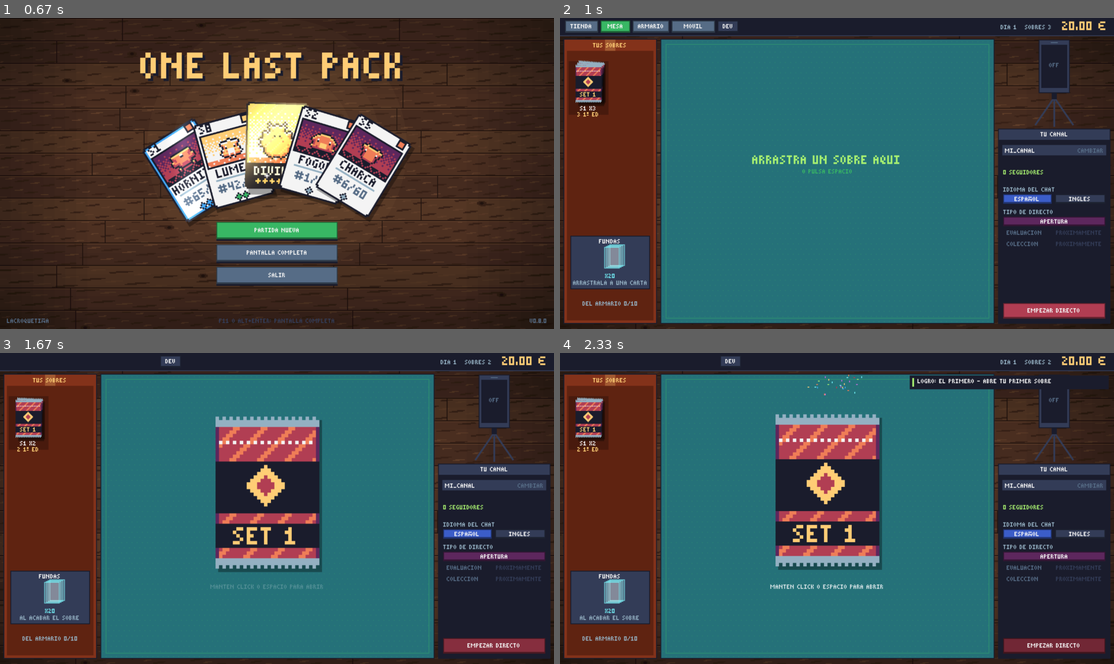
Above: before the commit, frames 1-4 (two rows, left to right).
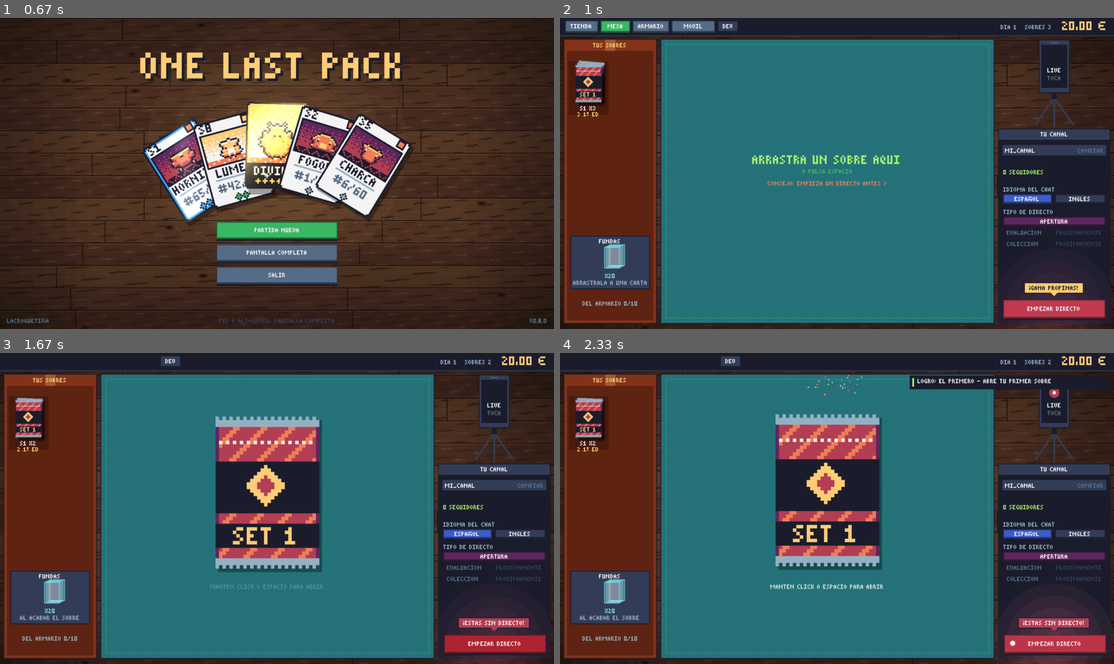
Above: after the commit, the same moments.

Repository: LaCroquetona/one-last-pack
Game: LÖVE game, started from main.lua
Two runs of this game, one before a commit and one after it. Both use one fixed random seed, a clock stepped at 60 frames per second and the inputs below.
Inputs (mouse positions are in pixels of both pictures, inside the frame that each line leads up to):
- Up to frame 1 (0.67 s): click "ONE LAST PACK" at 0.38 s
- Up to frame 2 (1 s): press the mouse at (837, 229) at 0.7 s; move the mouse to (798, 210) at 0.8 s; release the mouse at (764, 195) at 0.93 s
- Up to frame 3 (1.67 s): tap Space at 1 s
- Up to frame 4 (2.33 s): no input

Frame 1 is identical in both runs. In frame 2, 1.3% of the frame differs, in the area x 37-99%, y 14-100%; in frame 3, 2.3%; in frame 4, 3.2%, in the area x 80-99%, y 11-100%.

Commit message:
Make streams stand out and add new emojis

Diff:
--- a/datos/directo.lua
+++ b/datos/directo.lua
@@ -5,6 +5,8 @@
     -- espectadores segun tus seguidores: base + raiz(seguidores) * raiz + seguidores * lineal
     -- (0 seguidores: 0-1; 30: unos 5; 400: unos 26; 2.000: unos 80)
     espectadores = { base = 0.5, raiz = 0.9, lineal = 0.02, ruido = 0.25 },
+    -- hasta cuantos directos hechos se avisa de que abres sobres sin directo
+    avisarHasta = 3,
     -- lo que tarda la gente en llegar al empezar y en moverse (por segundo)
     llegada = 0.08,
     -- una carta buena trae mirones: el directo sube esto (x) y se va pasando
--- a/src/apertura.lua
+++ b/src/apertura.lua
@@ -88,6 +88,7 @@
 function apertura.empezar(tipo, primera, desde)
     tipoActual, primeraActual = tipo, primera
     entrada = desde
+    if not directo.activo() then directo.avisarSinDirecto() end
     local defs
     defs, godpack = generador.sobre(tipo)
     mano = {}
--- a/src/directo.lua
+++ b/src/directo.lua
@@ -77,7 +77,7 @@
 -- chat
 
 local function poner(msg)
-    if msg.propina and love.math.random() < 0.5 then emojis.lanzar({ "moneda" }, 1, 0) end
+    if msg.propina and love.math.random() < 0.5 then emojis.lanzar({ "moneda", "moneda", "stonks" }, 1, 0) end
     table.insert(chat, msg)
     while #chat > datos.chat.max do table.remove(chat, 1) end
 end
@@ -168,7 +168,7 @@
 
 -- cuantas propinas caen con estos espectadores y este multiplicador
 local function tirarPropinas(espectadores, mult)
-    local prob = math.min(0.6, datos.propinas.prob * mult)
+    local prob = math.min(0.6, datos.propinas.prob * mult * partida.efecto("micro"))
     local lista = {}
     for _ = 1, math.floor(espectadores + 0.5) do
         if love.math.random() < prob then table.insert(lista, cantidadPropina(espectadores)) end
@@ -185,6 +185,7 @@
 
 local function ganarSeguidores(n)
     if not d then return end
+    n = n * partida.efecto("camara")
     d.acumulado = d.acumulado + n
     local enteros = math.floor(d.acumulado)
     if enteros <= 0 then return end
@@ -219,6 +220,7 @@
     local mejor, chase = mejorDe(defs, godpack)
     local extra = (S.mejor[mejor.rareza] or 0) + (chase and S.chase or 0) + (godpack and S.godpack or 0)
     local seguidores = (S.porSobre + espectadores * S.porEspectador + extra * (1 + espectadores * 0.02)) / cansancio()
+        * partida.efecto("camara")
     local total = 0
     for _, v in ipairs(tirarPropinas(espectadores, 1)) do total = total + v end
     for _, def in ipairs(defs) do
@@ -311,7 +313,7 @@
     if godpack then
         d.subidon = d.subidon + datos.subidon.godpack
         rafaga("godpack", math.min(datos.chat.maxReaccion, 2 + cuantos(d.esp * 0.5)), 2)
-        if d.esp >= 1 then emojis.lanzar({ "fuego", "estrella", "corona", "67", "GG" }, 4 + math.floor(d.esp * 0.2), 2.5) end
+        if d.esp >= 1 then emojis.lanzar({ "fuego", "estrella", "corona", "67", "GG", "flipa", "cohete", "OMG", "POG" }, 4 + math.floor(d.esp * 0.2), 2.5) end
     end
 end
 
@@ -322,7 +324,7 @@
     d.subidon = d.subidon + 0.3
     if d.esp >= 1 then
         rafaga("caja", math.min(datos.chat.maxReaccion, 1 + cuantos(d.esp * 0.25)), 2)
-        emojis.lanzar({ "fuego", "W", "ojos" }, 2 + math.floor(d.esp * 0.1), 2)
+        emojis.lanzar({ "fuego", "W", "ojos", "flipa", "rana" }, 2 + math.floor(d.esp * 0.1), 2)
     end
 end
 
@@ -346,11 +348,12 @@
     if n > 0 then rafaga(def.rareza, n, r.nivel >= 5 and 2.5 or 1.2) end
     -- emojis: de rara para arriba, mas cuanta mas gente y mejor la carta
     if r.nivel >= 3 and d.esp >= 1 then
-        local tipos = ({ { "corazon", "fuego" }, { "fuego", "corazon", "ojos" }, { "fuego", "estrella", "67" },
-                         { "estrella", "fuego", "67", "W", "corona" } })[r.nivel - 2]
+        local tipos = ({ { "corazon", "fuego", "rana" }, { "fuego", "corazon", "ojos", "flipa", "diamante" },
+                         { "fuego", "estrella", "67", "POG", "flipa", "cohete" },
+                         { "estrella", "fuego", "67", "W", "corona", "OMG", "flipa", "diamante" } })[r.nivel - 2]
         emojis.lanzar(tipos, 1 + math.floor(d.esp * 0.05 * (r.nivel - 2)), r.nivel >= 5 and 2 or 1)
     end
-    if def.chase and d.esp >= 1 then emojis.lanzar({ "corona", "estrella" }, 3, 1.5) end
+    if def.chase and d.esp >= 1 then emojis.lanzar({ "corona", "estrella", "diamante", "100" }, 3, 1.5) end
     if def.chase and d.esp >= 1 then rafaga("chase", math.min(C.maxReaccion, 1 + cuantos(d.esp * 0.3)), 2) end
     if nueva and d.esp >= 6 and love.math.random() < 0.3 then decir("nueva", 0.8) end
     -- las buenas traen mirones y propinas al momento
@@ -375,7 +378,7 @@
     if #todos == 0 then return end
     local lista = (#tuyos > 0 and love.math.random() < C.tuyos) and tuyos or todos
     local t = lista[love.math.random(#lista)]
-    local pago = t.precio * (C.pago[1] + love.math.random() * (C.pago[2] - C.pago[1])) * (1 + d.esp * C.porEspectador2)
+    local pago = t.precio * (C.pago[1] + love.math.random() * (C.pago[2] - C.pago[1])) * (1 + d.esp * C.porEspectador2) * partida.efecto("aro")
     local idioma = partida.canal.idioma
     local texto = azar(datosEncargos.textos[idioma]):gsub("{s}", sets[t.set].codigo)
     d.peticion = { tipo = t.id, codigo = sets[t.set].codigo, pago = math.floor(pago / 10 + 0.5) * 10, t = C.segundos,
@@ -411,7 +414,7 @@
     d.quieto = 0
     local S = datos.seguir
     local mejor, chase = mejorDe(defs, godpack)
-    if rarezas[mejor.rareza].nivel <= 2 and d.esp >= 4 and love.math.random() < 0.5 then emojis.lanzar({ "calavera" }, 2, 1) end
+    if rarezas[mejor.rareza].nivel <= 2 and d.esp >= 4 and love.math.random() < 0.5 then emojis.lanzar({ "calavera", "payaso", "L", "risa" }, 2, 1) end
     local extra = (S.mejor[mejor.rareza] or 0) + (chase and S.chase or 0) + (godpack and S.godpack or 0)
     ganarSeguidores((S.porSobre + d.esp * S.porEspectador + extra * (1 + d.esp * 0.02)) / cansancio())
     cobrarPropinas(tirarPropinas(d.esp, 1), 0.5)
@@ -576,8 +579,60 @@
         fuentes.texto(tostring(directo.espectadores()), x + 2, y + 22, 2, p.blanco, "center", w - 4)
         fuentes.texto("VIENDO", x + 2, y + 36, 1, p.grisclaro, "center", w - 4)
     else
-        fuentes.texto("OFF", x + 2, y + 26, 1, p.gris, "center", w - 4)
-    end
+        -- apagado: llama la atencion para que se vea que se puede emitir
+        local t = love.timer.getTime()
+        if math.floor(t * 2) % 2 == 0 then
+            lg.setColor(p.rojo)
+            lg.circle("fill", cx, y + 20, 6)
+            lg.setColor(p.blanco)
+            lg.circle("fill", cx, y + 20, 2)
+        end
+        fuentes.texto("LIVE", x + 2, y + 32, 1, p.blanco, "center", w - 4)
+        fuentes.texto("TOCA", x + 2, y + 41, 1, p.gris, "center", w - 4)
+        if not editando then ui.zona("dir_empezar", x, y, w, h) end
+    end
+end
+
+-- aviso de que se esta abriendo un sobre sin directo (unos segundos)
+local avisoSinDirecto = 0
+-- a quien aun no ha hecho casi directos se le recuerda que existen
+function directo.sugerir()
+    return not d and partida.canal.directos < datos.avisarHasta
+end
+
+function directo.avisarSinDirecto()
+    if directo.sugerir() then avisoSinDirecto = 2.5 end
+end
+
+-- boton de empezar: late, brilla y tiene un bocadillo encima
+local function botonEmpezar(x, by, w)
+    local t = love.timer.getTime()
+    local dt = love.timer.getDelta()
+    avisoSinDirecto = math.max(0, avisoSinDirecto - dt)
+    local aviso = avisoSinDirecto > 0
+    local pulso = 0.75 + math.sin(t * 5) * 0.25
+    local temblor = aviso and math.floor(math.sin(t * 40) * 2 + 0.5) or 0
+    fx.aura(x + w / 2, by + 11, p.rojo, 70, (aviso and 0.5 or 0.28) * pulso)
+    ui.boton("dir_empezar", "EMPEZAR DIRECTO", x + temblor, by, w, 22,
+        { p.rojo[1] * (0.8 + pulso * 0.3), p.rojo[2] * pulso, p.rojo[3] * pulso }, not editando)
+    if math.floor(t * 2) % 2 == 0 then
+        lg.setColor(p.blanco)
+        lg.circle("fill", x + temblor + 10, by + 10, 3)
+    end
+    if editando then return end
+    -- bocadillo que bota
+    local texto = aviso and "¡ESTÁS SIN DIRECTO!" or "¡GANA PROPINAS!"
+    local bw = fuentes.ancho(texto) + 10
+    local bx = math.floor(x + (w - bw) / 2)
+    local bot = math.floor(math.abs(math.sin(t * 4)) * 3)
+    local yb = by - 17 - bot
+    local fondo = aviso and p.rojo or p.amarillo
+    lg.setColor(p.negro)
+    lg.rectangle("fill", bx - 1, yb - 1, bw + 2, 13)
+    lg.setColor(fondo)
+    lg.rectangle("fill", bx, yb, bw, 11)
+    lg.polygon("fill", x + w / 2 - 4, yb + 11, x + w / 2 + 4, yb + 11, x + w / 2, yb + 15)
+    fuentes.texto(texto, bx, yb + 3, 1, aviso and p.blanco or p.negro, "center", bw)
 end
 
 -- texto partido en lineas que caben en w
@@ -715,9 +770,7 @@
         end
     end
 
-    local by = y + h - 24
-    local pulso = 0.8 + math.sin(love.timer.getTime() * 3) * 0.2
-    ui.boton("dir_empezar", "EMPEZAR DIRECTO", x + 6, by, w - 12, 18, { p.rojo[1] * pulso, p.rojo[2] * pulso, p.rojo[3] * pulso }, not editando)
+    botonEmpezar(x + 6, y + h - 28, w - 12)
 end
 
 -- la columna del directo (x, y, w, h: todo su hueco)
--- a/src/emojis.lua
+++ b/src/emojis.lua
@@ -1,5 +1,6 @@
 -- Emojis de pixel que suben por el chat del directo cuando sale algo bueno
--- (o muy malo). Cada uno es un dibujo de 7x7; los de texto se escriben.
+-- (o muy malo). Cada uno es un dibujo pequeño (7x7 o 9x9); los de texto se escriben.
+-- Todos son nuestros: nada de emotes de otros (ni caras de streamers).
 local p = require "datos.paleta"
 local fuentes = require "src.fuentes"
 
@@ -7,7 +8,8 @@
 
 local emojis = {}
 
-local COLORES = { r = p.rojo, o = p.naranja, y = p.amarillo, w = p.blanco, k = p.negro, g = p.verde, l = p.lima, c = p.cian, v = p.violeta }
+local COLORES = { r = p.rojo, o = p.naranja, y = p.amarillo, w = p.blanco, k = p.negro, g = p.verde, l = p.lima, c = p.cian,
+    v = p.violeta, b = p.celeste, a = p.azul }
 
 local DIBUJOS = {
     corazon = { ".rr.rr.", "rwrrrrr", "rrrrrrr", "rrrrrrr", ".rrrrr.", "..rrr..", "...r..." },
@@ -17,15 +19,26 @@
     estrella = { "...y...", "..yyy..", "yyyyyyy", ".yyyyy.", "..yyy..", ".yy.yy.", "y.....y" },
     moneda = { "..yyy..", ".yoooy.", "yoyyyoy", "yoyoyoy", "yoyyyoy", ".yoooy.", "..yyy.." },
     corona = { "y..y..y", "yy.y.yy", "yyyyyyy", "yrycyry", "yyyyyyy", ".......", "......." },
+    -- la rana del canal
+    rana = { ".ggg.ggg.", "gwkwgwkwg", "gwwwgwwwg", "ggggggggg", "grgggggrg", "ggkkkkkgg", ".ggggggg.", "..lllll.." },
+    -- cara de flipar con la boca abierta
+    flipa = { "..yyyyy..", ".yyyyyyy.", "yykyyykyy", "yykyyykyy", "yyyyyyyyy", "yyykkkyyy", "yyykrkyyy", ".yykkkyy.", "..yyyyy.." },
+    -- llorando de risa
+    risa = { "..yyyyy..", ".yyyyyyy.", "ykkyyykky", "byyyyyyyb", "byyyyyyyb", "bkkkkkkkb", "ykwwwwwky", ".ykkkkky.", "..yyyyy.." },
+    payaso = { ".rr...rr.", "rrwwwwwrr", "rwkwwwkwr", ".wwwwwww.", ".wwwrwww.", ".wrwwwrw.", ".wwrrrww.", "..wwwww.." },
+    diamante = { ".bcccb.", "bcwccwb", "bcccccb", ".bcccb.", "..bcb..", "...b...", "......." },
+    cohete = { ".....ww", "....wcw", "...www.", ".awww..", ".www...", "oow....", "yo....." },
+    stonks = { "k......", "k.....l", "k....l.", "k.l.l..", "kl.l...", "k......", "kkkkkkk" },
 }
-local TEXTOS = { ["67"] = p.lima, W = p.cian, GG = p.amarillo }
+local TEXTOS = { ["67"] = p.lima, W = p.cian, GG = p.amarillo, L = p.rojo, OMG = p.violeta, POG = p.lima, ["100"] = p.rojo }
 
 local imagenes = {}
 local function imagen(k)
     if imagenes[k] then return imagenes[k] end
-    local d = love.image.newImageData(7, 7)
-    for y, fila in ipairs(DIBUJOS[k]) do
-        for x = 1, 7 do
+    local dibujo = DIBUJOS[k]
+    local d = love.image.newImageData(#dibujo[1], #dibujo)
+    for y, fila in ipairs(dibujo) do
+        for x = 1, #fila do
             local col = COLORES[fila:sub(x, x)]
             if col then d:setPixel(x - 1, y - 1, col[1], col[2], col[3], 1) end
         end
--- a/src/mesa.lua
+++ b/src/mesa.lua
@@ -276,6 +276,9 @@
             fuentes.texto("ARRASTRA UN SOBRE AQUÍ", cx, cy, 2, p.lima, "center", T.w)
             if love.system.getOS() ~= "Android" then
                 fuentes.texto("O PULSA ESPACIO", cx, cy + 16, 1, p.verde, "center", T.w)
+            end
+            if directo.sugerir() then
+                fuentes.texto("CONSEJO: EMPIEZA UN DIRECTO ANTES >", cx, cy + 30, 1, p.naranja, "center", T.w)
             end
         else
             fuentes.texto("NO TE QUEDAN SOBRES", cx, cy, 2, p.lima, "center", T.w)
